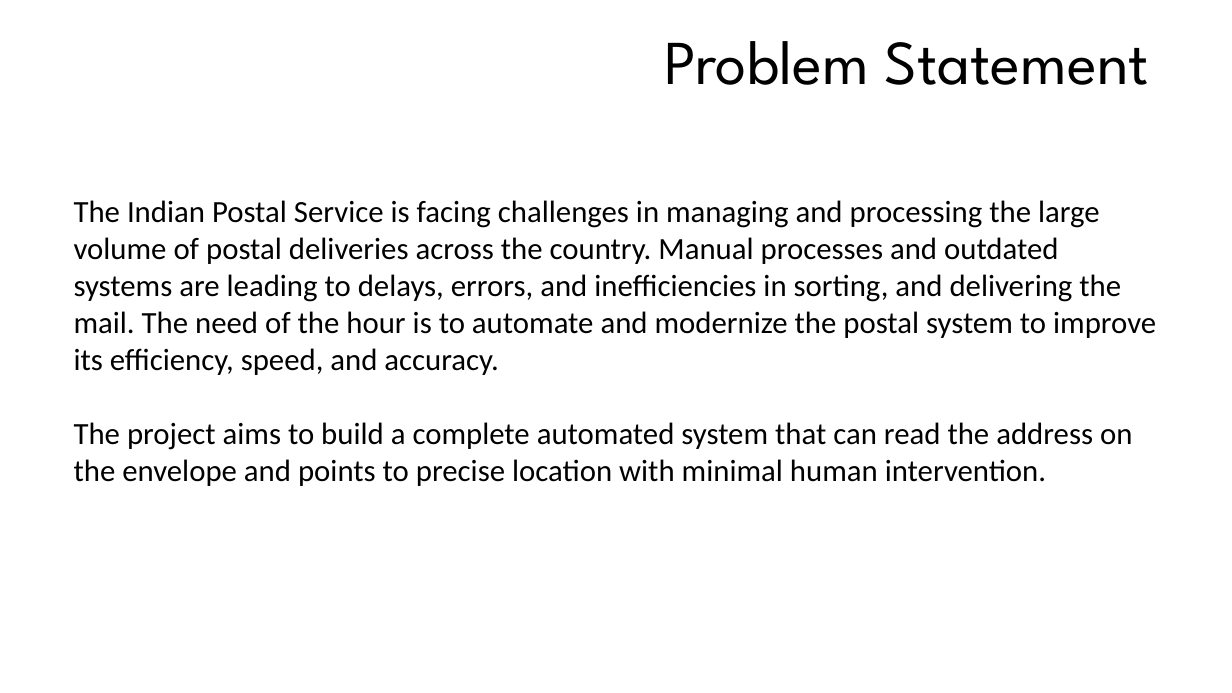
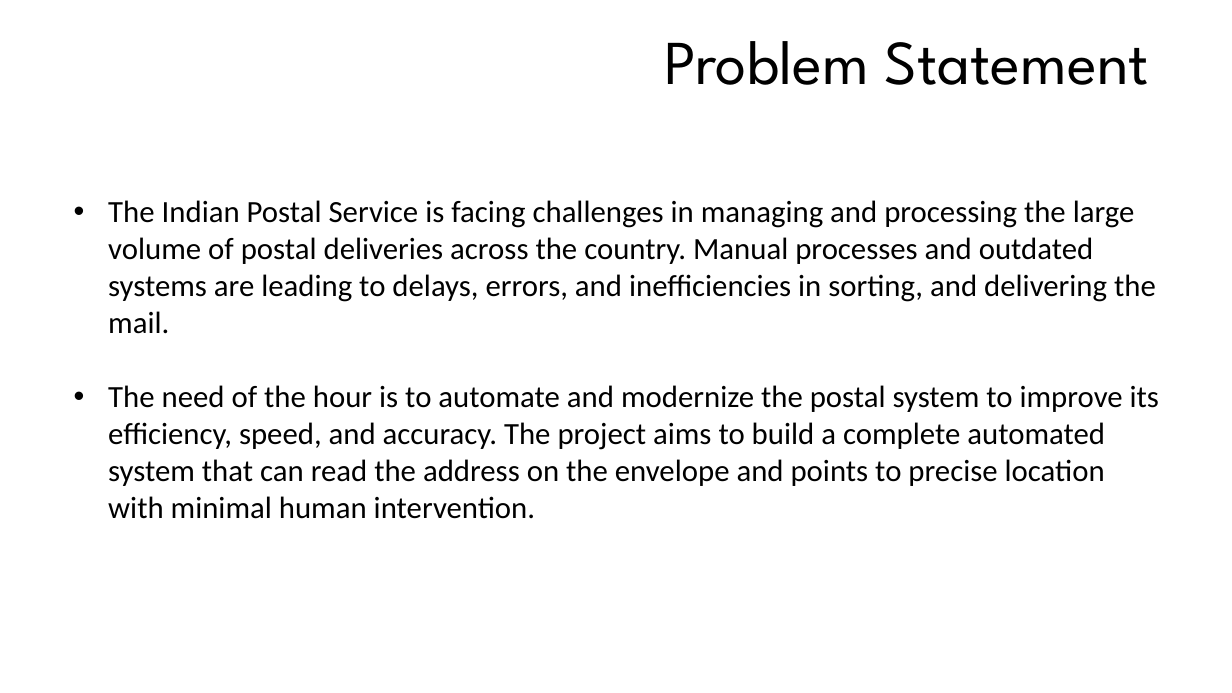
Before and after one commit to Surya-kiran-paluru/Indian-Postal-Automation, a slide deck: slide 2 of docs/Review 2.pptm. Drawn at 1232x693 pixels with LibreOffice and Linux fonts; fonts in the diff are those of the drawing; background and template pictures are left out. Boxes give left, top, right and bottom in pixels: in the first picture for what was removed or moved away, otherwise in the second. Text is boxed around its words. In the diff, an @@ line names an element or a change of style, - is before the commit and + after.

```diff
--- a/docs/Review 2.pptm
+++ b/docs/Review 2.pptm
@@ text at [108, 200, 1159, 519]: text changed @@
-The Indian Postal Service is facing challenges in managing and processing the large volume of postal deliveries across the country. Manual processes and outdated systems are leading to delays, errors, and inefficiencies in sorting, and delivering the mail. The need of the hour is to automate and modernize the postal system to improve its efficiency, speed, and accuracy.
-The project aims to build a complete automated system that can read the address on the envelope and points to precise location with minimal human intervention.
+• The Indian Postal Service is facing challenges in managing and processing the large volume of postal deliveries across the country. Manual processes and outdated systems are leading to delays, errors, and inefficiencies in sorting, and delivering the mail.
+• The need of the hour is to automate and modernize the postal system to improve its efficiency, speed, and accuracy. The project aims to build a complete automated system that can read the address on the envelope and points to precise location with minimal human intervention.
```
Also in this commit, not shown: 10 other slides changed, 1 slide added, 15 other files.
